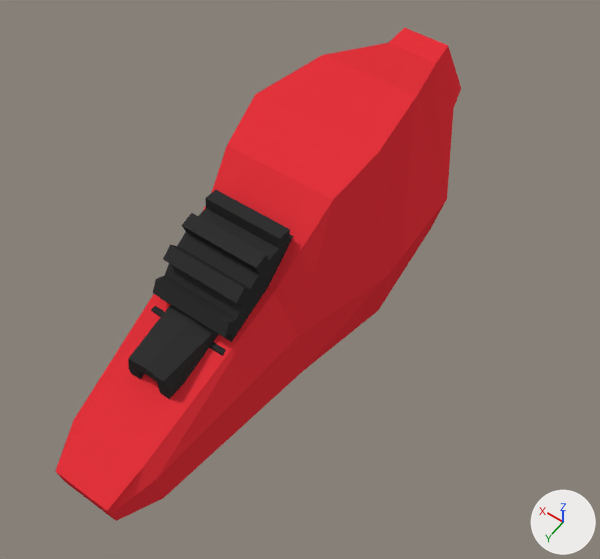
Renders of the Blender file BlenderFiles/car_model.blend from each side of a commit.
Both versions are drawn from a 50 mm camera at (-2.14, 2.42, 4.12) aimed at (-0.23, -0.26, -0.09). Lighting does not change. The marker at lower right points along +X, +Y and +Z.
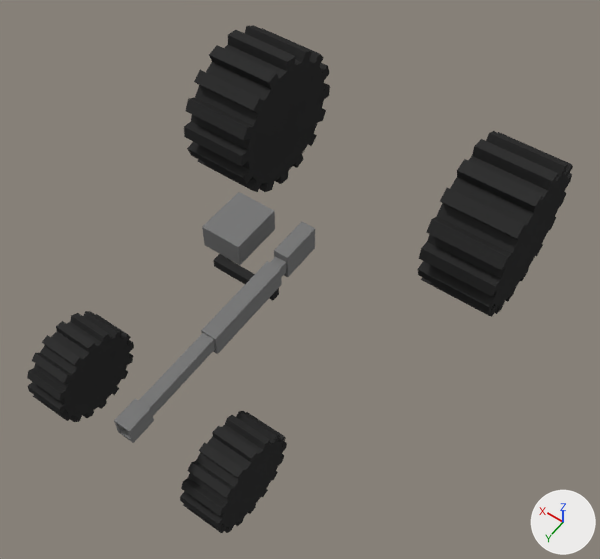
Commit message: Improved car and gun model.

Where the change shows, as pixel boxes (x1, y1, x2, y2) in the pictures (600 x 559 px):
'Cube', hidden: before (55, 28, 461, 521)
'Cylinder.002', reshaped, moved, modifiers changed: before (151, 190, 293, 355); after (184, 25, 573, 317)
'Cylinder.001', reshaped, moved, modifiers changed (not visible before): after (27, 311, 287, 533)
'Gun', added: after (114, 192, 315, 443)
    faces in mat_graygun (grey #7a7a7a): (114, 192, 315, 443)
    faces in mat_material_001 (black #333333): (213, 254, 279, 300)
'Cube.001', hidden (black): before (128, 305, 218, 399)

What changed in the scene script:
```text
Add mat_graygun:
    mat_graygun = diffuse_material('GrayGun')
    mat_graygun.base_color = (0.196, 0.196, 0.196)  # grey #7a7a7a
Change me_cube:
    used by ob_cube; location = (0.0, 0.0, 0.0)
    remove me_cube.from_pydata(...)  # 124 vertices, 122 faces; spans x -0.69..0.69, y -2.1..1.55, z -0.56..0.77
    add me_cube.from_pydata(...)  # 772 vertices, 771 faces; spans x -0.74..0.74, y -2.09..1.58, z -0.56..0.97
    me_cube part 1: 4 vertices moved from x -0.2..0.2, y 1.54..1.55, z -0.38..-0.32 to x -0.22..0.22, y 1.55..1.57, z -0.43..-0.34; 52 vertices removed from x -0.69..0.69, y -2.1..1.55, z -0.56..0.66; 692 vertices added at x -0.74..0.74, y -2.09..1.58, z -0.56..0.96
    add me_cube.materials.append(mat_material_001)  # black #333333
Add me_cube_002:
    me_cube_002.from_pydata(...)  # 248 vertices, 246 faces; spans x -0.26..0.35, y -0.39..1.29, z 0.0..0.31
    # faces by material slot: [210, 36]
    me_cube_002.materials.append(mat_graygun)  # grey #7a7a7a
    me_cube_002.materials.append(mat_material_001)  # black #333333
Change ob_cube_001:
    ob_cube_001.location: (0.0, 0.0, 0.0) -> (0.0, -0.954, 1.27)
    add ob_cube_001.hide_viewport = True
Change ob_cube:
    add ob_cube.hide_viewport = True
Change ob_cylinder_002:
    ob_cylinder_002.location: (0.0, 0.0, 0.0) -> (-1.015, -1.464, -0.149)
    add _m = ob_cylinder_002.modifiers.new('Mirror', 'MIRROR')
    add _m.mirror_object = ob_cube
Change ob_cylinder_001:
    ob_cylinder_001.location: (0.0, 0.0, 0.0) -> (-0.615, 0.929, -0.376)
    add _m = ob_cylinder_001.modifiers.new('Mirror', 'MIRROR')
    add _m.mirror_object = ob_cube
Add ob_gun:
    ob_gun = bpy.data.objects.new('Gun', me_cube_002)
    ob_gun.location = (0.0, 0.0, 0.0)
```
